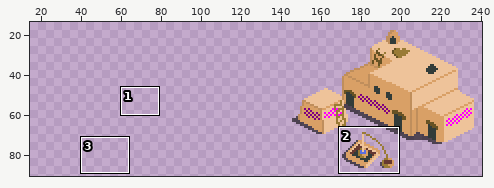
Two versions of one sprite sheet, Assets/Sprites/Buildings/Sumerian Village Center.png. The picture above shows the old version from afar; the outline marks the close-up.
Close-up. Old version:
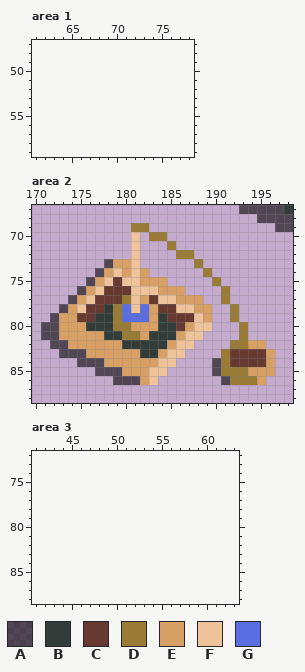
The file is 128x96 pixels. Shown: area 1: x 61..78, y 47..59; area 2: x 170..198, y 67..88; area 3: x 41..63, y 72..88. The old version is drawn lined up with the new one, on the new canvas. The wide view leaves out empty margins. The commit also changed other parts of the picture, which this record leaves out.
Palette (. is transparent): A #00000096  B #323c39  C #663931  D #997b36  E #d9a066  F #eec39a  G #5b6ee1
The same view after the edit:
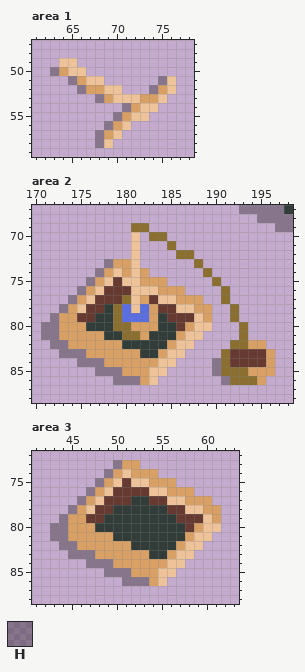
Colours new in this view: H #00000050
Changes in this commit:
canvas 128x96 -> 256x96, the old top-left corner now at 128,0
colour D: #997b36 -> #8a6f30
Area 1:
y 49: x 64..65 .. -> FF
y 50: x 63..66 .... -> HEFF
y 51: x 65..68 .... -> HEFF; x 75..76 .. -> HF
y 52: x 66..70 ..... -> HEEFF; x 74..76 ... -> HEF
y 53: x 68..75 ........ -> HEFFFEEF
y 54: x 71..74 .... -> HEFF
y 55: x 70..73 .... -> HEFF
y 56: x 69..71 ... -> HEF
y 57: x 68..70 ... -> HEF
y 58: x 68..69 .. -> HF
Area 2:
y 67: x 193..197 AAAAA -> HHHHH
y 68: x 195..198 AAAA -> HHHH
y 69: x 197..198 AA -> HH
y 73: x 178 A -> H
y 74: x 177 A -> H
y 75: x 176 A -> H
y 76: x 175 A -> H
y 77: x 174 A -> H
y 78: x 173 A -> H
y 79: x 172 A -> H
y 80..81: x 171..172 AA -> HH
y 82: x 172..173 AA -> HH
y 83: x 173..175 AAA -> HHH
y 84: x 175..177 AAA -> HHH; x 190 A -> H
y 85: x 177..179 AAA -> HHH; x 190 A -> H
y 86: x 179..181 AAA -> HHH; x 191 A -> H
Area 3:
y 73: x 50..52 ... -> HEE
y 74: x 49..54 ...... -> HEFEEE
y 75: x 48..56 ......... -> HEFCFFEEE
y 76: x 47..58 ............ -> HEFCCCCFFEEE
y 77: x 46..60 ............... -> HEFCCCBBCCFFEEE
y 78: x 45..61 ................. -> HEFCCBBBBBBCCFFEE
y 79: x 44..61 .................. -> HEECCBBBBBBBBCCCFE
y 80: x 43..61 ................... -> HHEEEBBBBBBBBBBCEFF
y 81: x 43..60 .................. -> HHEEEEEBBBBBBBBEFF
y 82: x 44..59 ................ -> HHEEEEEEBBBBBEFF
y 83: x 45..58 .............. -> HHHEEEEEEBBEFF
y 84: x 47..57 ........... -> HHHEEEEEEFF
y 85: x 49..56 ........ -> HHHEEEFF
y 86: x 51..55 ..... -> HHHEF
Where, in picture pixels (left, top, right, bottom), the same in both close-ups:
added: (50, 58, 176, 148)
changed: (41, 205, 293, 385)
added: (50, 460, 221, 586)
